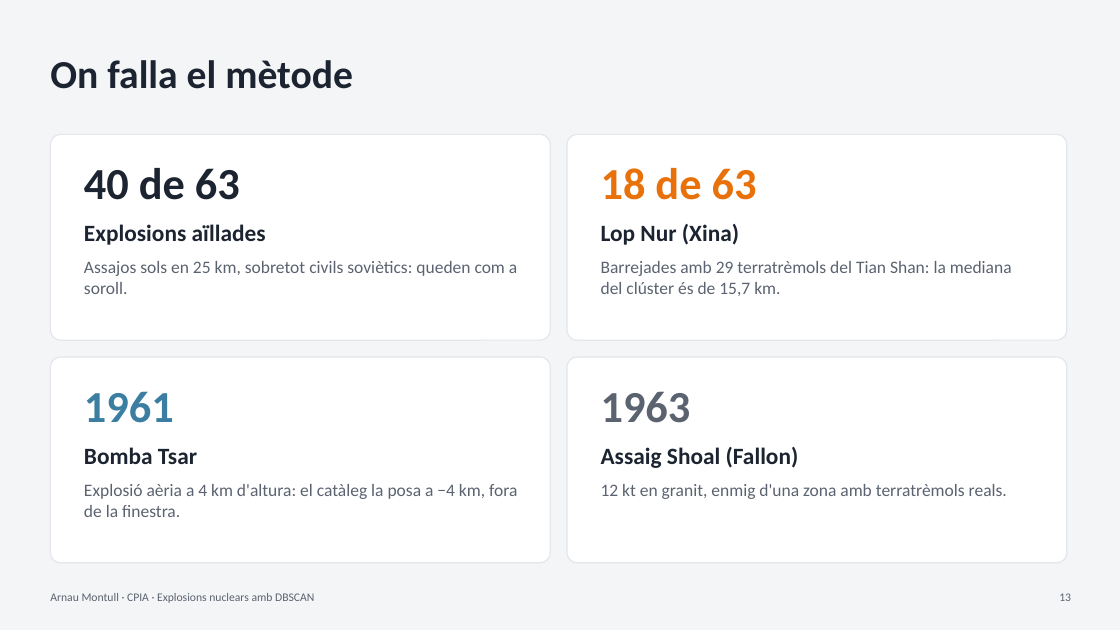
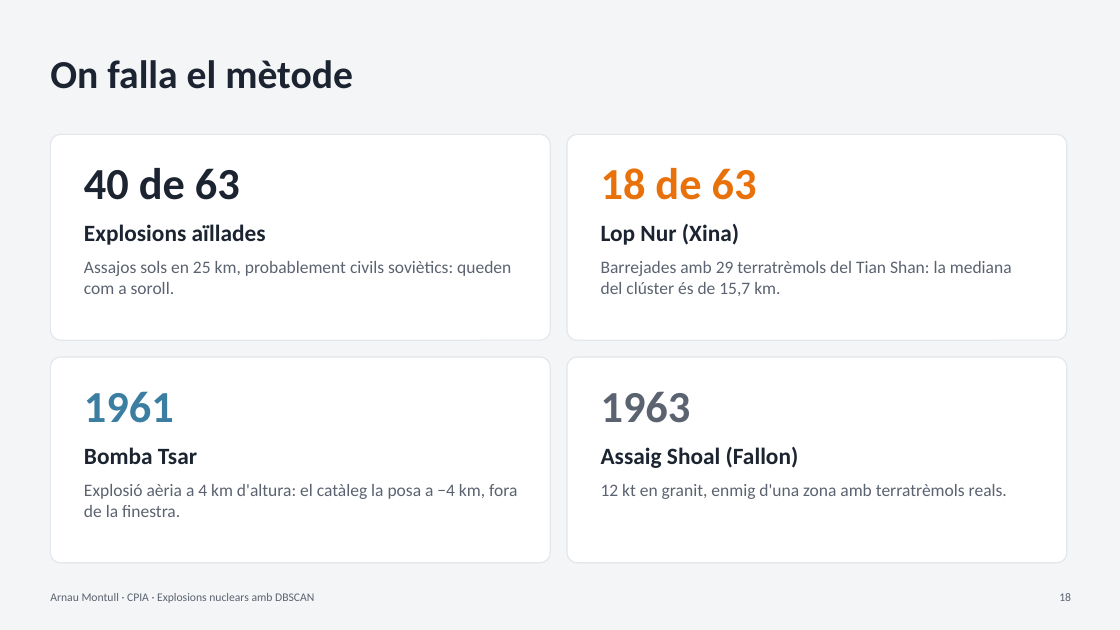
Before and after one commit to ArnauMontull/CPIA-Expo, a slide deck: slide 18 of presentacion/expo_arnau.pptx (slide 13 before the commit). Drawn at 1120x630 pixels with LibreOffice and Linux fonts; fonts in the diff are those of the drawing. Boxes give left, top, right and bottom in pixels: in the first picture for what was removed or moved away, otherwise in the second. Text is boxed around its words. In the diff, an @@ line names an element or a change of style, - is before the commit and + after.

```diff
--- a/presentacion/expo_arnau.pptx
+++ b/presentacion/expo_arnau.pptx
@@ text at [84,261,511,294]: text changed @@
-Assajos sols en 25 km, sobretot civils soviètics: queden com a soroll.
+Assajos sols en 25 km, probablement civils soviètics: queden com a soroll.
```
Also in this commit, not shown: 7 other slides changed, 5 slides added, 5 other files.
